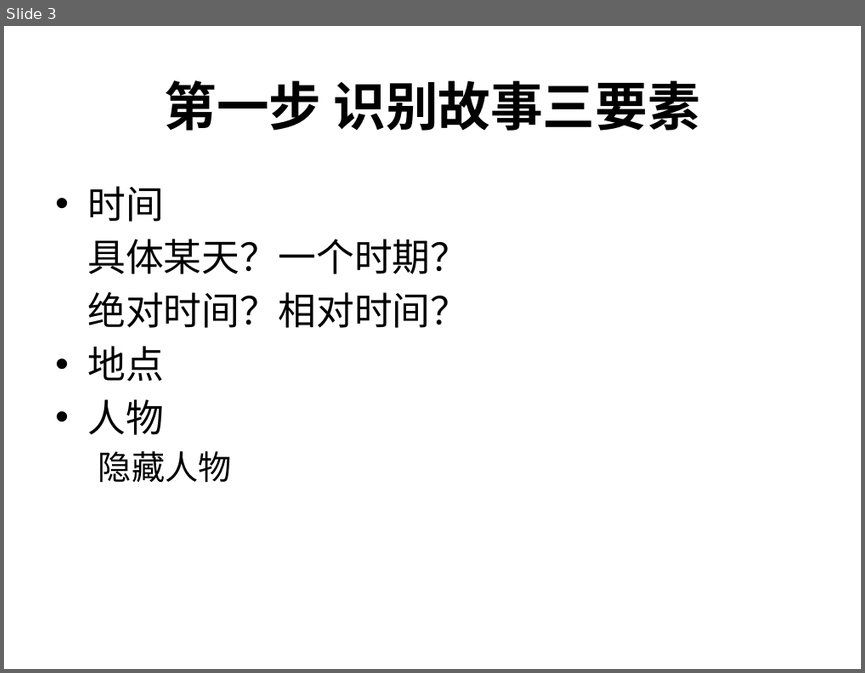
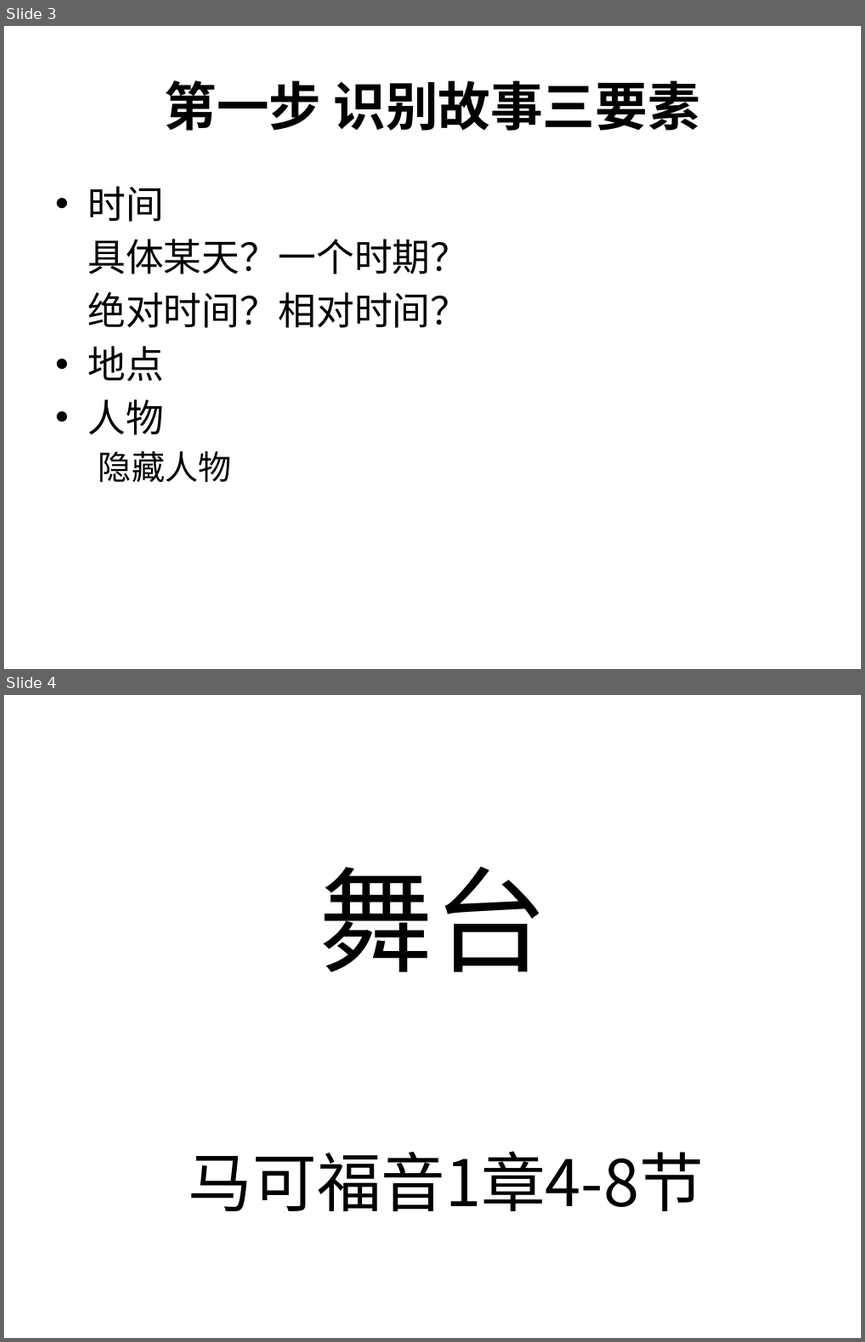
Before and after one commit to zy-hz/my-bible, a slide deck: 课程设计/马可福音查经/PPT/01.pptx. Shown one above the other, each under a label of ours: slide 3 before the commit, slides 3 and 4 after it. The pictures are 865x673 and 865x1342 pixels, drawn with LibreOffice and Linux fonts; fonts in the diff are those of the drawing. Boxes give left, top, right and bottom in pixels: in the first picture for what was removed or moved away, otherwise in the second. Text is boxed around its words. In the diff, an @@ line names an element or a change of style, - is before the commit and + after.

```diff
--- a/课程设计/马可福音查经/PPT/01.pptx
+++ b/课程设计/马可福音查经/PPT/01.pptx
@@ slide 4 added at (4, 695, 861, 1338), background #FFFFFF @@
@@ title added at (319, 867, 548, 972), 96 pt, text #000000 @@
+舞台
@@ text added at (188, 1151, 704, 1211), 54 pt, text #000000 @@
+马可福音1章4-8节
```
Also in this commit, not shown: 12 other slides added, 1 slide removed.
